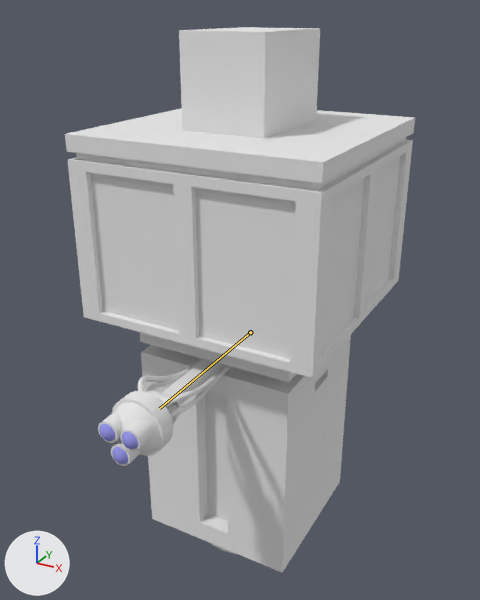
A saved change to the Blender file Assets/models/cave/room02/room02f_miner_alt01.blend.
The view is the same before and after, from a camera (50 mm lens) standing at (29.11, -9.98, 2.01) and looking at (23.98, -0.65, -2.65). Arrows for +X, +Y and +Z are at lower left; the lights stay in place. The bones that change are drawn over the model as lines.

In view in the first picture: 'arms_lower_left_right', 'arms_upper_left_right', 'body_bottom', 'body_clamp', 'body_top', 'collection_area', 'eye.000', 'eye.001', 'eye.002', 'head_ball', 'head_power_cable01', 'head_power_cable02', 'head_power_cable03', 'head_power_cable04', 'head_rim', 'iris.000', 'iris.001', 'iris.002', 'neck', 'neck_joint'.
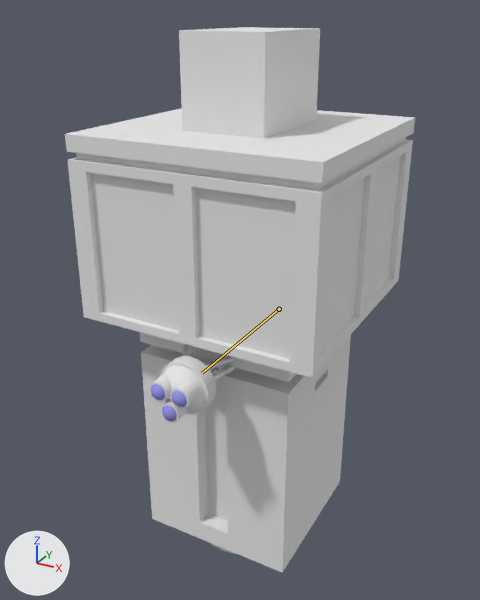
The newer file adds an action. The first version stands in its rest pose; the second is drawn at frame 1 of the action 'miner01_default'.

What differs and where, as boxes (x1, y1, x2, y2) in the pictures (480 x 600 px):
'head_rim', posed (8% narrower, 9% shorter): before (112, 391, 173, 456); after (160, 356, 216, 415)
'head_ball', posed: before (116, 397, 170, 453); after (164, 366, 205, 412)
'eye.002', posed (11% narrower, 9% shorter): before (120, 420, 155, 451); after (170, 381, 201, 409)
'eye.001', posed (8% narrower, 9% shorter): before (98, 411, 122, 443); after (149, 373, 171, 402)
'head_power_cable04', posed: before (162, 365, 229, 407); after (207, 356, 234, 370)
'eye.000', posed (10% narrower, 8% shorter): before (111, 441, 141, 466); after (160, 400, 187, 423)
'head_power_cable03', posed: before (170, 366, 231, 418); after (213, 365, 235, 380)
'iris.002', posed: before (122, 432, 138, 449); after (172, 391, 187, 407)
'iris.000', posed: before (112, 447, 128, 464); after (162, 405, 177, 421)
'iris.001', posed (12% narrower): before (99, 424, 115, 441); after (151, 384, 165, 400)
'neck_joint', posed: before (147, 390, 180, 424); after (194, 357, 221, 385)
'head_power_cable02', posed: before (138, 368, 188, 391); after (182, 344, 193, 356)
'head_power_cable01', posed: before (144, 358, 203, 392); after (188, 353, 195, 357)
bone 'neck', root to tip: before (250, 332) to (159, 408); after (279, 309) to (202, 373)

The change in detail:
Bone 'neck' (bone_neck) moves from (0.0, 0.0, 0.0) to (0.0, -1.23, 0.0).
